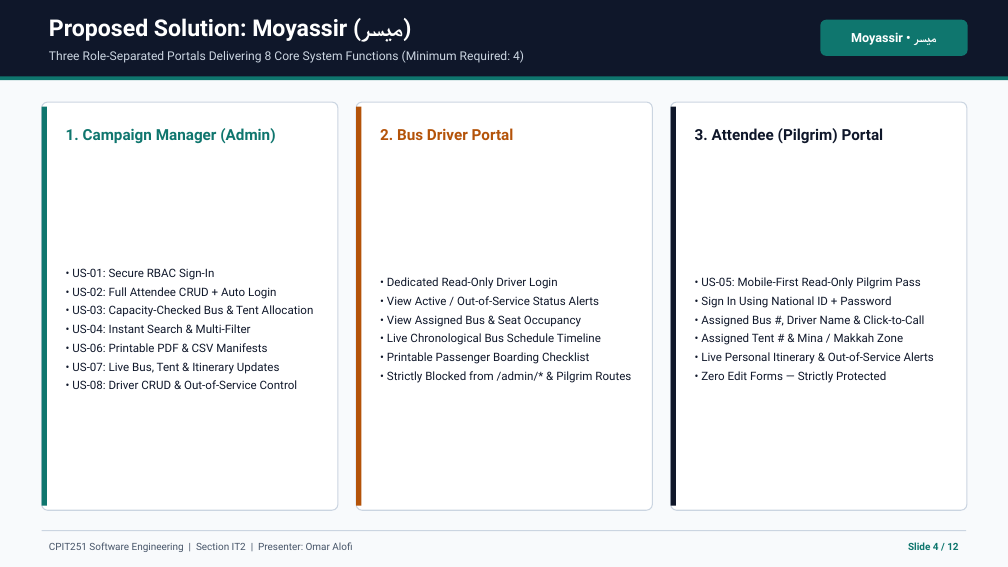
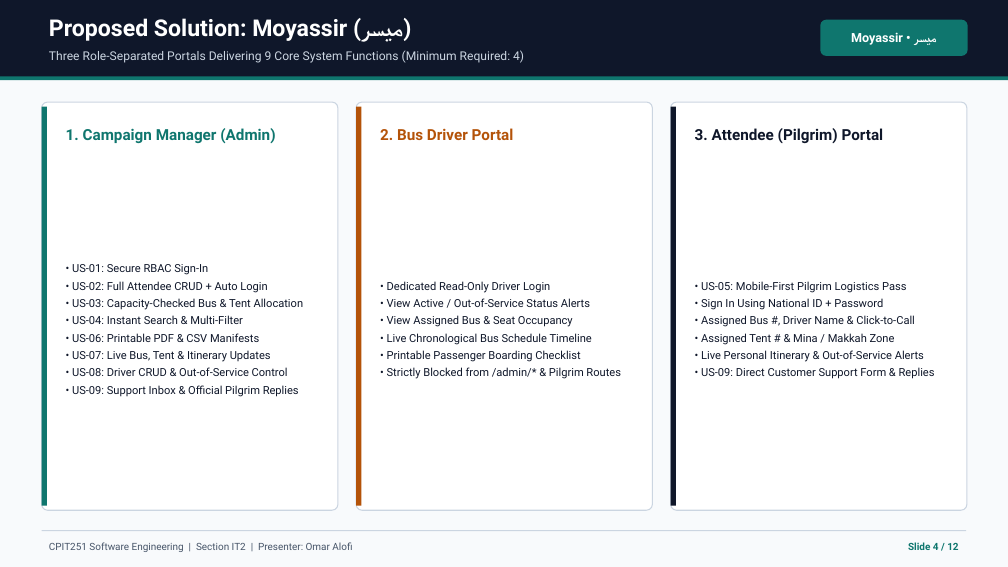
Before and after one commit to 0xMrHex/moyassir-cpit251, a slide deck: slide 4 of Moyassir_CPIT251_Presentation.pptx. Drawn at 1008x567 pixels with LibreOffice and Linux fonts; fonts in the diff are those of the drawing. Boxes give left, top, right and bottom in pixels: in the first picture for what was removed or moved away, otherwise in the second. Text is boxed around its words. In the diff, an @@ line names an element or a change of style, - is before the commit and + after.

```diff
--- a/Moyassir_CPIT251_Presentation.pptx
+++ b/Moyassir_CPIT251_Presentation.pptx
@@ text at (49, 50, 524, 63): text changed @@
-Three Role-Separated Portals Delivering 8 Core System Functions (Minimum Required: 4)
+Three Role-Separated Portals Delivering 9 Core System Functions (Minimum Required: 4)
@@ text "• Dedicated Read-Only Driver Login" at (387, 281, 621, 379): size 11 to 10.6 pt; line spacing 1.35 to 1.3 @@
@@ text at (72, 264, 299, 397): paragraph added @@
+• US-09: Support Inbox & Official Pilgrim Replies
@@ text at (72, 281, 304, 376): size 11 to 10.6 pt in "• US-01: Secure RBAC Sign-In", "• US-02: Full Attendee CRUD + Auto ...", "• US-03: Capacity-Checked Bus & Tent Allocation", "• US-04: Instant Search & Multi-Filter" and 3 more places; line spacing 1.35 to 1.3 @@
@@ text at (701, 281, 906, 293): text changed; size 11 to 10.6 pt @@
-• US-05: Mobile-First Read-Only Pilgrim Pass
+• US-05: Mobile-First Pilgrim Logistics Pass
@@ text at (701, 298, 924, 362): size 11 to 10.6 pt in "• Sign In Using National ID + ...", "• Assigned Bus #, Driver Name & ...", "• Assigned Tent # & Mina / ...", "• Live Personal Itinerary & Out-of-Service Alerts"; line spacing 1.35 to 1.3 @@
@@ text at (701, 367, 935, 379): text changed; size 11 to 10.6 pt @@
-• Zero Edit Forms — Strictly Protected
+• US-09: Direct Customer Support Form & Replies
```
Also in this commit, not shown: 6 other slides changed, 1 other file.
